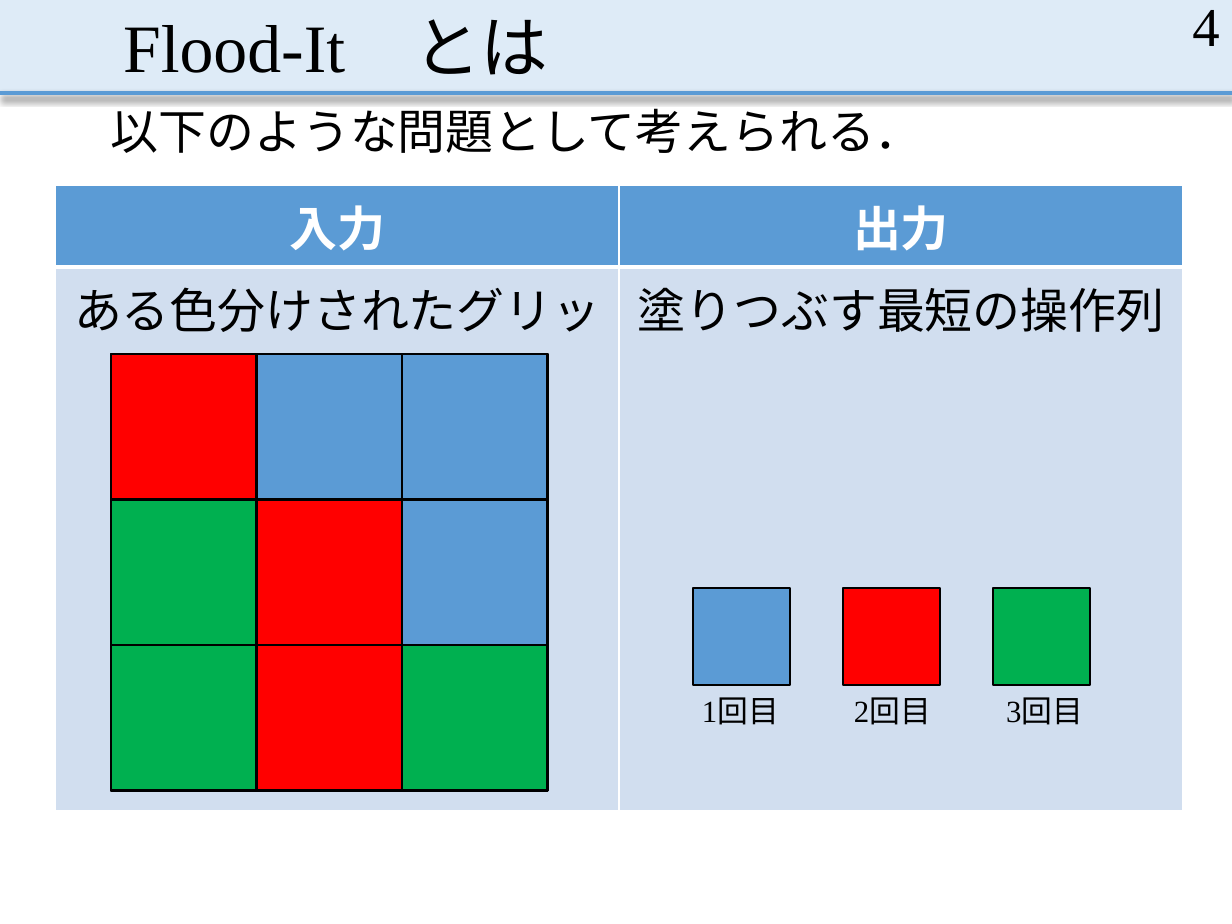
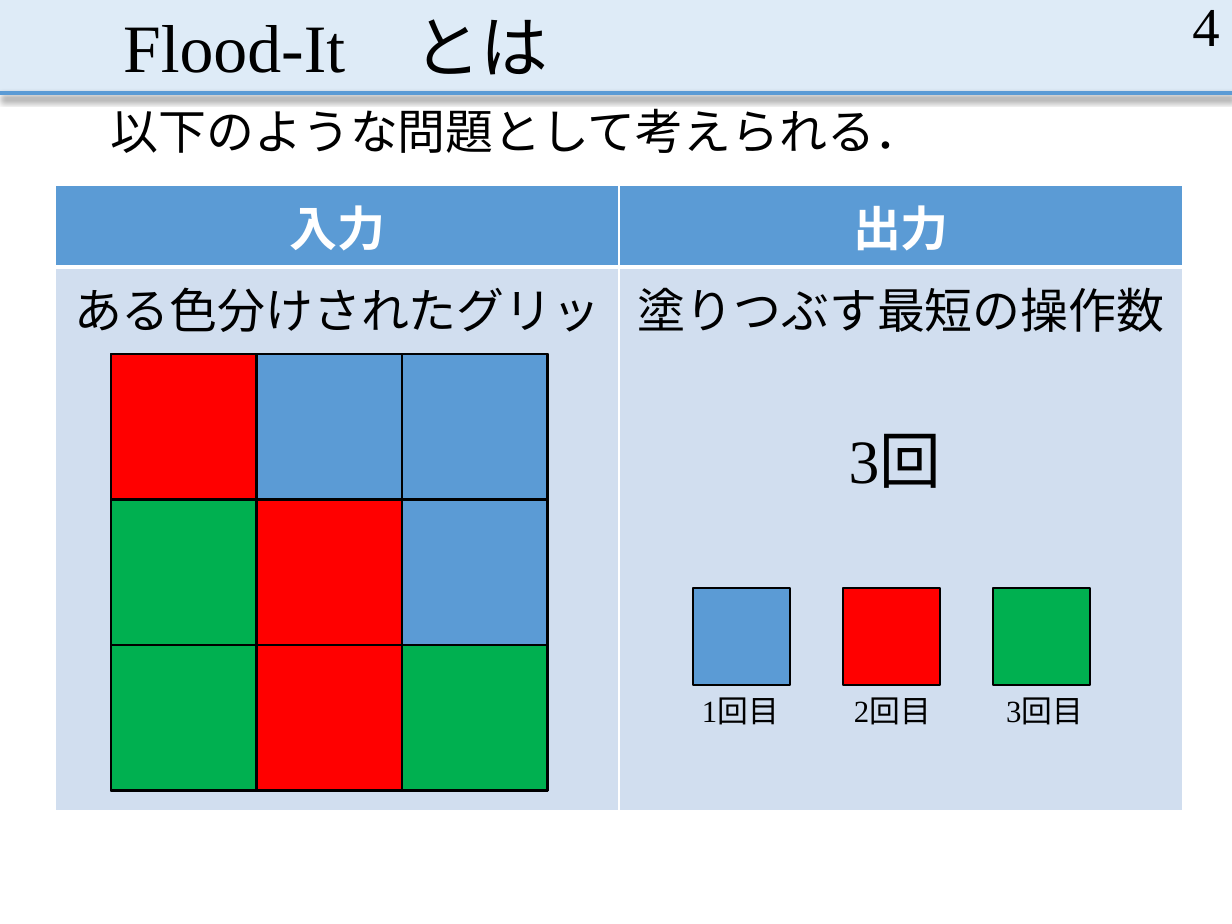
Before and after one commit to MasayaOda/SR, a slide deck: slide 4 of 中間発表.pptx. Drawn at 1232x924 pixels with LibreOffice and Linux fonts; fonts in the diff are those of the drawing. Boxes give left, top, right and bottom in pixels: in the first picture for what was removed or moved away, otherwise in the second. Text is boxed around its words. In the diff, an @@ line names an element or a change of style, - is before the commit and + after.

```diff
--- a/中間発表.pptx
+++ b/中間発表.pptx
@@ table at (55,185,1184,808) @@
-row 2, column 2: 塗りつぶす最短の操作列
+row 2, column 2: 塗りつぶす最短の操作数
@@ text added at (849,435,941,488), 36 pt, text #000000 @@
+3回
```
Also in this commit, not shown: 11 other slides changed.
